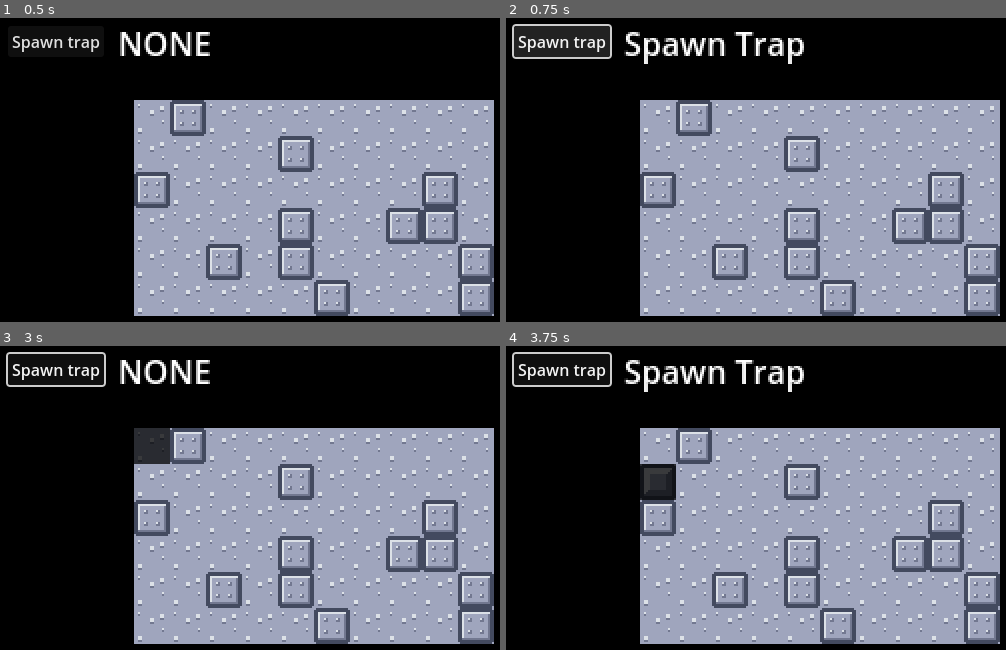
Above: before the commit, frames 1-4 (two rows, left to right).
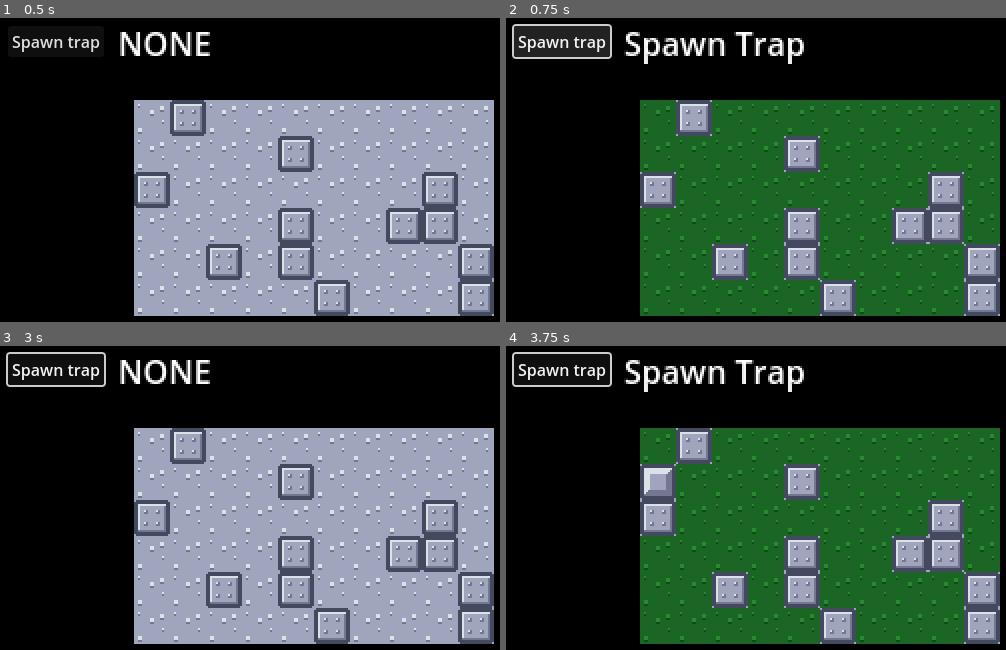
Above: after the commit, the same moments.

Repository: SadnessTrain/ronin-final-breath
Game: Godot game, scene res://Scenes/MainScene.tscn
Two runs of this game, one before a commit and one after it. Both use one fixed random seed, a clock stepped at 60 frames per second and the inputs below.
Inputs (mouse positions are in pixels of both pictures, inside the frame that each line leads up to):
- Up to frame 1 (0.5 s): no input
- Up to frame 2 (0.75 s): click "Spawn trap" at 0.5 s
- Up to frame 3 (3 s): click "Spawn trap" at 1.25 s; click "Spawn trap" at 2 s; tap Enter at 2.75 s; move the mouse to (150, 446) at 2.77 s; click (150, 446) at 2.85 s
- Up to frame 4 (3.75 s): tap Space at 3.5 s; move the mouse to (656, 482) at 3.52 s; click (656, 482) at 3.6 s

Frame 1 is identical in both runs. In frame 2, 41% of the frame differs, in the area x 26-99%, y 26-99%; in frame 3, 0.9%; in frame 4, 41%.

Commit message:
Add highlighting for all tiles where player is able to spawn trap and prevent from spawning trap on tile that has a wall

Diff:
--- a/Scenes/Entities/Obstacle/WallEntity.tscn
+++ b/Scenes/Entities/Obstacle/WallEntity.tscn
@@ -1,10 +1,10 @@
 [gd_scene load_steps=3 format=3 uid="uid://baqocf3yu76nu"]
 
-[ext_resource type="Script" path="res://Scripts/Entities/Entity/Entity.gd" id="1_s2gfb"]
+[ext_resource type="Script" path="res://Scripts/Entities/Obstacle/WallEntity.gd" id="1_jwue0"]
 [ext_resource type="Texture2D" uid="uid://c6ii2umkmseqb" path="res://Textures/Playfield/ObstacleTexture.png" id="2_2t01d"]
 
 [node name="Wall" type="Node2D"]
-script = ExtResource("1_s2gfb")
+script = ExtResource("1_jwue0")
 
 [node name="Sprite2D" type="Sprite2D" parent="."]
 texture = ExtResource("2_2t01d")
--- a/Scenes/MainScene.tscn
+++ b/Scenes/MainScene.tscn
@@ -29,8 +29,9 @@
 position = Vector2(78, 65)
 zoom = Vector2(2, 2)
 
-[node name="TestingManager" type="Node" parent="." node_paths=PackedStringArray("label")]
+[node name="TestingManager" type="Node" parent="." node_paths=PackedStringArray("label", "playfield")]
 script = ExtResource("2_k4mih")
 label = NodePath("../CanvasLayer/RichTextLabel")
+playfield = NodePath("../Playfield")
 
 [connection signal="pressed" from="CanvasLayer/SpawnTrap" to="TestingManager" method="handleSpawnTrapButtonClick"]
--- /dev/null
+++ b/Scripts/Entities/Obstacle/WallEntity.gd
@@ -0,0 +1,2 @@
+extends Entity
+class_name WallEntity
--- a/Scripts/Playfield/Playfield.gd
+++ b/Scripts/Playfield/Playfield.gd
@@ -33,3 +33,30 @@
 		return null
 
 	return tiles[pos]
+
+func GetAllEmptyTiles() -> Array[Tile]:
+	var toReturn: Array[Tile] = []
+	for key in tiles:
+		var tile: Tile = tiles[key]
+
+		if tile.entities.size() <= 0:
+			toReturn.append(tile)
+
+	return toReturn
+
+func SetPossibleTilesHighlightingByTilesPos(tilesPos: Array[Vector2i], isActive: bool):
+	for tilePos in tilesPos:
+		var tile = GetTileByPos(tilePos)
+		if !tile:
+			return
+
+		tile.enableTileHighlighting() if isActive else tile.disableTileHighlighting()
+
+func SetPossibleTilesHighlightingByTilesObj(tiles: Array[Tile], isActive: bool):
+	for tile in tiles:
+		tile.enableTileHighlighting() if isActive else tile.disableTileHighlighting()
+
+func DisableAllTilesHighlighting():
+	for key in tiles:
+		var tile: Tile = tiles[key]
+		tile.disableTileHighlighting()
--- a/Scripts/Playfield/Tile.gd
+++ b/Scripts/Playfield/Tile.gd
@@ -8,6 +8,7 @@
 var pos: Vector2i
 var entities: Array[Entity]
 var isHovered: bool
+var lastColor: Color
 
 func createTile(index: int, pos: Vector2i, playfield: Playfield, isObstacle = false):
 	self.index = index
@@ -15,6 +16,7 @@
 	self.entities = []
 	self.playfield = playfield
 	isHovered = false
+	lastColor = Color("#ffffff")
 	setPosition()
 	subscribeSignals()
 
@@ -26,12 +28,16 @@
 	mouse_exited.connect(handleMouseExited)
 
 func handleMouseEntered():
-	modulate = Color("#424242")
+	changeColor(Color("#424242"))
 	isHovered = true
 
 func handleMouseExited():
-	modulate = Color("#ffffff")
+	changeColor(lastColor)
 	isHovered = false
+
+func changeColor(color: Color):
+	lastColor = modulate
+	modulate = color
 
 func _physics_process(_delta: float):
 	if isHovered && Input.is_action_just_pressed("LeftMouse"):
@@ -41,3 +47,17 @@
 	entity.position = Vector2.ZERO
 	add_child(entity)
 	entities.push_back(entity)
+
+func enableTileHighlighting():
+	changeColor(Color("#2c9e32"))
+
+func disableTileHighlighting():
+	changeColor(Color("#ffffff"))
+	lastColor = Color("#ffffff")
+
+func CheckIfHasWall():
+	for entity in entities:
+		if entity is WallEntity:
+			return true
+
+	return false
--- a/Scripts/TestingManager.gd
+++ b/Scripts/TestingManager.gd
@@ -20,14 +20,18 @@
 	if currentAction == Actions.SPAWN_TRAP:
 		currentAction = Actions.NONE
 		label.text = "NONE"
+		playfield.DisableAllTilesHighlighting()
 		return
 
 	currentAction = Actions.SPAWN_TRAP
 	label.text = "Spawn Trap"
+	var possibleTiles = playfield.GetAllEmptyTiles()
+	playfield.SetPossibleTilesHighlightingByTilesObj(possibleTiles, true)
 
 func handlePlayfieldTileClick(tile: Tile):
-	if currentAction == Actions.NONE || tile == null:
+	if currentAction == Actions.NONE || tile == null || tile.CheckIfHasWall():
 		return
 
 	var trap = trapScene.instantiate()
 	tile.appendEntity(trap)
+	tile.disableTileHighlighting()
